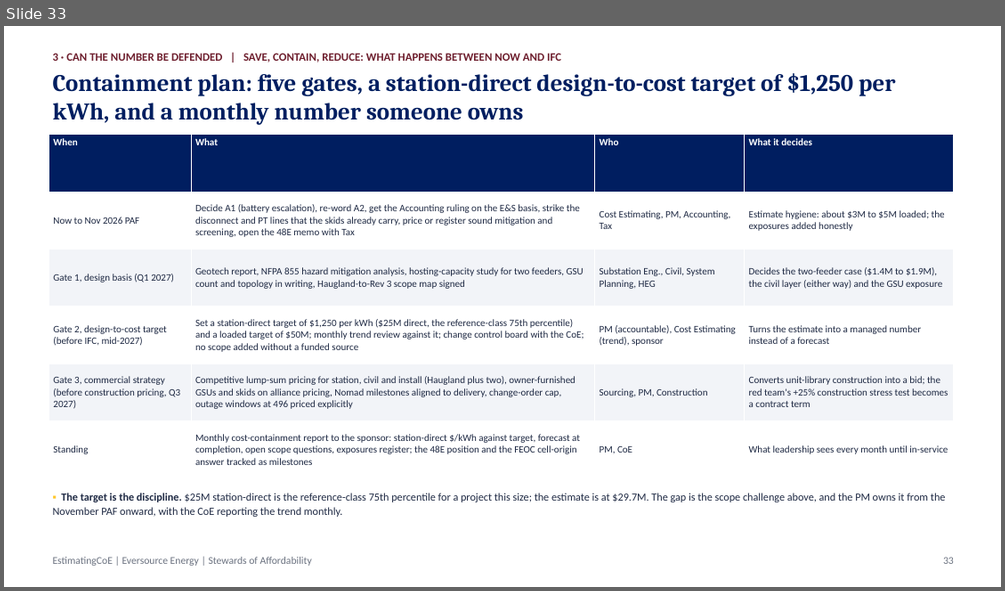
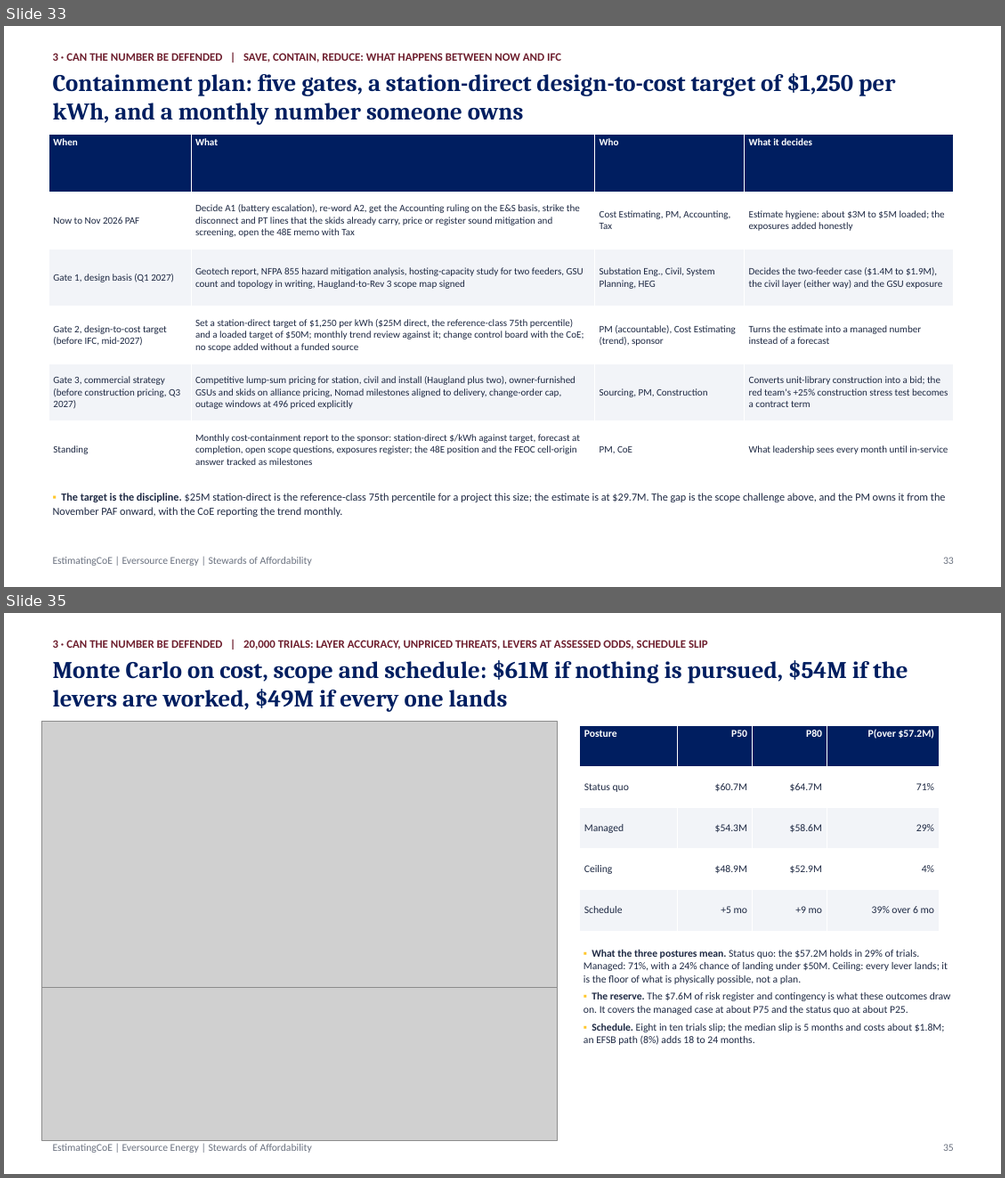
Before and after one commit to gbassaragh/BESS, a slide deck: Hyde Park BESS/6) Cost Analysis Deliverables/Hyde Park BESS - Cost Analysis Deck.pptx. Shown one above the other, each under a label of ours: slide 33 before the commit, slides 33 and 35 after it; the slides between them are not shown. The pictures are 1005x591 and 1005x1178 pixels, drawn with LibreOffice and Linux fonts; fonts in the diff are those of the drawing; grey boxes stand for pictures. Boxes give left, top, right and bottom in pixels: in the first picture for what was removed or moved away, otherwise in the second. Text is boxed around its words. In the diff, an @@ line names an element or a change of style, - is before the commit and + after.

```diff
--- a/Hyde Park BESS/6) Cost Analysis Deliverables/Hyde Park BESS - Cost Analysis Deck.pptx
+++ b/Hyde Park BESS/6) Cost Analysis Deliverables/Hyde Park BESS - Cost Analysis Deck.pptx
@@ slide 35 added at (4, 613, 1001, 1174), background #FFFFFF @@
@@ text added at (53, 640, 708, 649), 11 pt, text #6E1F2E, bold @@
+3 · CAN THE NUMBER BE DEFENDED | 20,000 TRIALS: LAYER ACCURACY, UNPRICED THREATS, LEVERS AT ASSESSED ODDS, SCHEDULE SLIP
@@ text added at (53, 660, 908, 712), 23 pt, text #001E60, bold @@
+Monte Carlo on cost, scope and schedule: $61M if nothing is pursued, $54M if the levers are worked, $49M if every one lands
@@ picture added at (41, 722, 558, 988) @@
@@ table added at (580, 725, 938, 931), 5 rows, 4 columns @@
+Posture | P50 | P80 | P(over $57.2M)
+Status quo | $60.7M | $64.7M | 71%
+Managed | $54.3M | $58.6M | 29%
+Ceiling | $48.9M | $52.9M | 4%
+Schedule | +5 mo | +9 mo | 39% over 6 mo
@@ text added at (583, 949, 951, 1045), 10 pt, text #1F2A44 @@
+▪ What the three postures mean. Status quo: the $57.2M holds in 29% of trials. Managed: 71%, with a 24% chance of landing under $50M. Ceiling: every lever lands; it is the floor of what is physically possible, not a plan.
+▪ The reserve. The $7.6M of risk register and contingency is what these outcomes draw on. It covers the managed case at about P75 and the status quo at about P25.
+▪ Schedule. Eight in ten trials slip; the median slip is 5 months and costs about $1.8M; an EFSB path (8%) adds 18 to 24 months.
@@ picture added at (41, 987, 558, 1140) @@
@@ text added at (53, 1143, 312, 1152), 10 pt, text #6B7280 @@
+EstimatingCoE | Eversource Energy | Stewards of Affordability
@@ text added at (943, 1143, 954, 1151), 10 pt, text #6B7280 @@
+35
```
Also in this commit, not shown: 5 slides changed, 2 other slides added, 16 other files.
